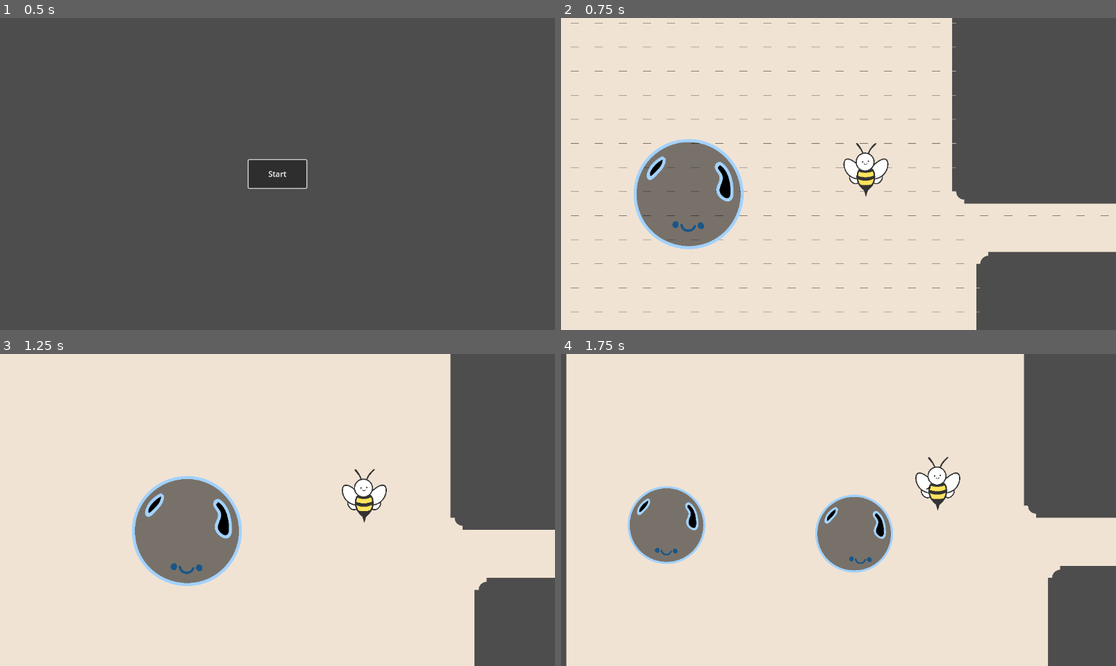
Above: before the commit, frames 1-4 (two rows, left to right).
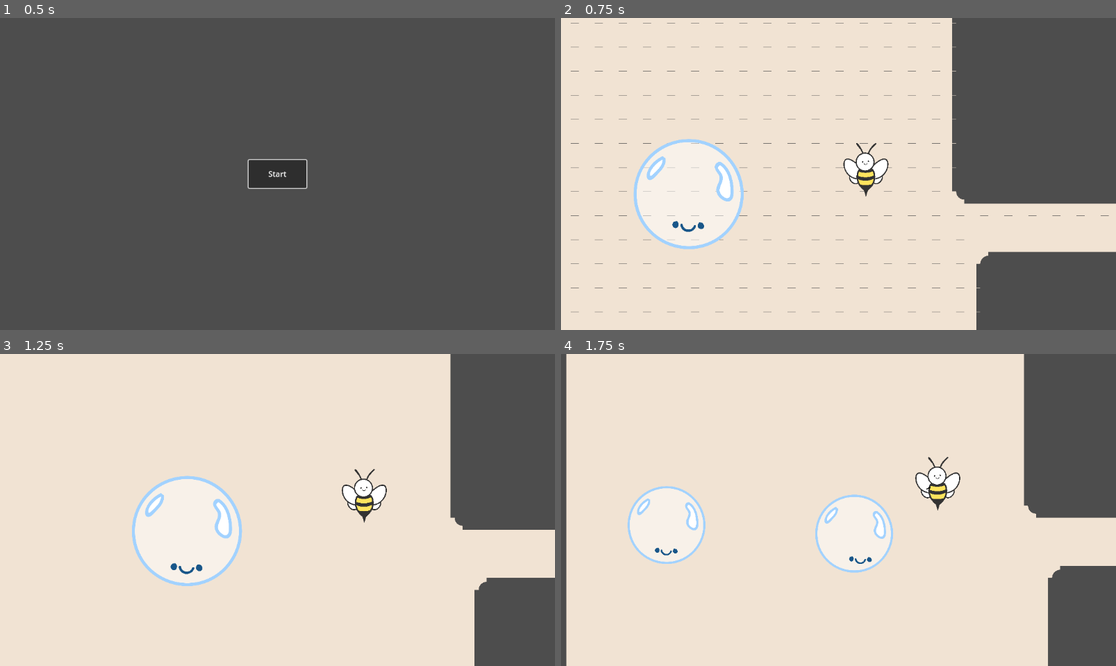
Above: after the commit, the same moments.

Repository: theascone/ggj25
Game: Godot game, scene res://scenes/menu.tscn
Two runs of this game, one before a commit and one after it. Both use one fixed random seed, a clock stepped at 60 frames per second and the inputs below.
Inputs:
- Up to frame 1 (0.5 s): no input
- Up to frame 2 (0.75 s): click "Start" at 0.5 s
- Up to frame 3 (1.25 s): no input
- Up to frame 4 (1.75 s): hold D (move_right) from 1.28 s (still down); hold Space (split) from 1.28 s (still down); tap W (move_up) at 1.52 s

Frame 1 is identical in both runs. In frame 2, 4.7% of the frame differs, in the area x 13-33%, y 39-74%; in frame 3, 4.7%; in frame 4, 4.7%, in the area x 12-60%, y 42-70%.

Commit message:
update sprite

Diff:
--- a/scenes/bubble.tscn
+++ b/scenes/bubble.tscn
@@ -1,7 +1,7 @@
 [gd_scene load_steps=11 format=3 uid="uid://bpdxao1oh1o1u"]
 
 [ext_resource type="Script" path="res://scripts/bubble.gd" id="1_u7v32"]
-[ext_resource type="Texture2D" uid="uid://dj4bn25660y18" path="res://assets/Bubble/bubble_noface.svg" id="2_epu37"]
+[ext_resource type="Texture2D" uid="uid://ynqrfdvgr7oy" path="res://assets/Bubble/bubble_noface-04.png" id="2_m0o3s"]
 [ext_resource type="Texture2D" uid="uid://b53f8tybqj58r" path="res://assets/animations/bubble_face/bubble_face_02_wink.svg" id="3_srrl2"]
 [ext_resource type="Texture2D" uid="uid://csgpwj8r7jiru" path="res://assets/animations/bubble_face/bubble_face_04_dead.svg" id="4_vnl8q"]
 [ext_resource type="Texture2D" uid="uid://7v2pj1t1onpb" path="res://assets/animations/bubble_face/bubble_face_03_blush.svg" id="4_vyo77"]
@@ -14,7 +14,7 @@
 animations = [{
 "frames": [{
 "duration": 1.0,
-"texture": ExtResource("2_epu37")
+"texture": ExtResource("2_m0o3s")
 }],
 "loop": true,
 "name": &"default",
@@ -71,7 +71,6 @@
 [node name="BubbleAnimation" type="AnimatedSprite2D" parent="."]
 scale = Vector2(0.160156, 0.160156)
 sprite_frames = SubResource("SpriteFrames_i3p6h")
-frame_progress = 0.430542
 
 [node name="FaceAnimation" type="AnimatedSprite2D" parent="."]
 texture_filter = 1
Not shown: 1 places in scenes/level1.tscn that only renumber resources
